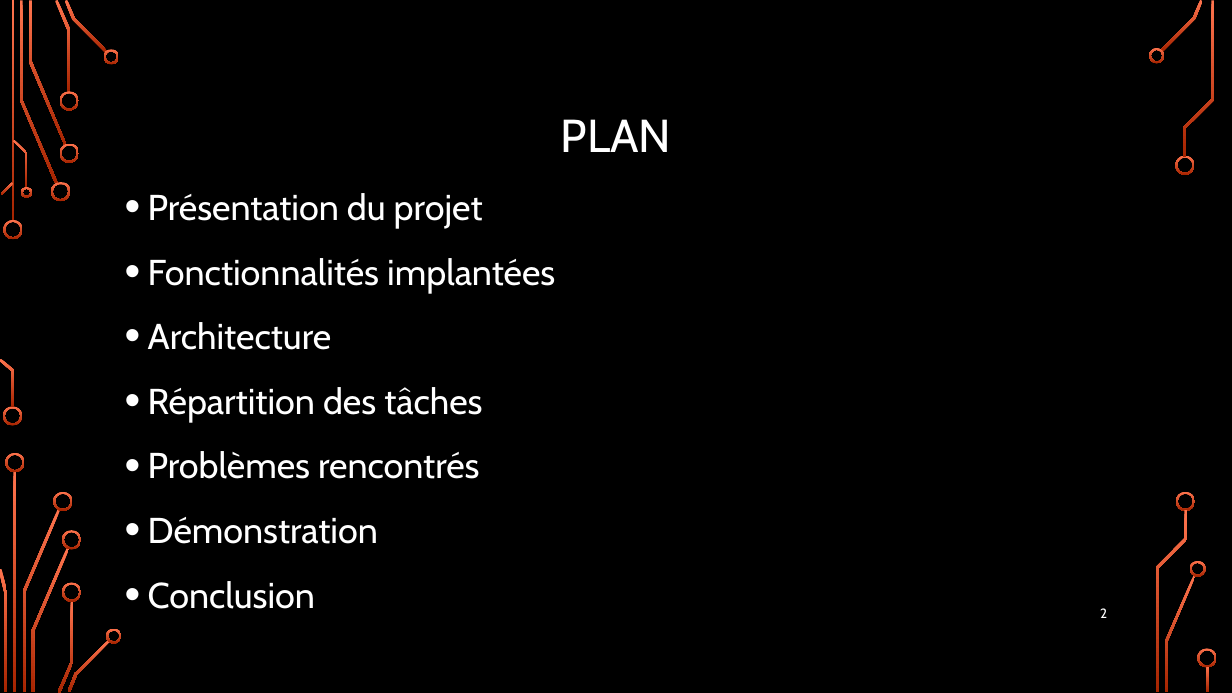
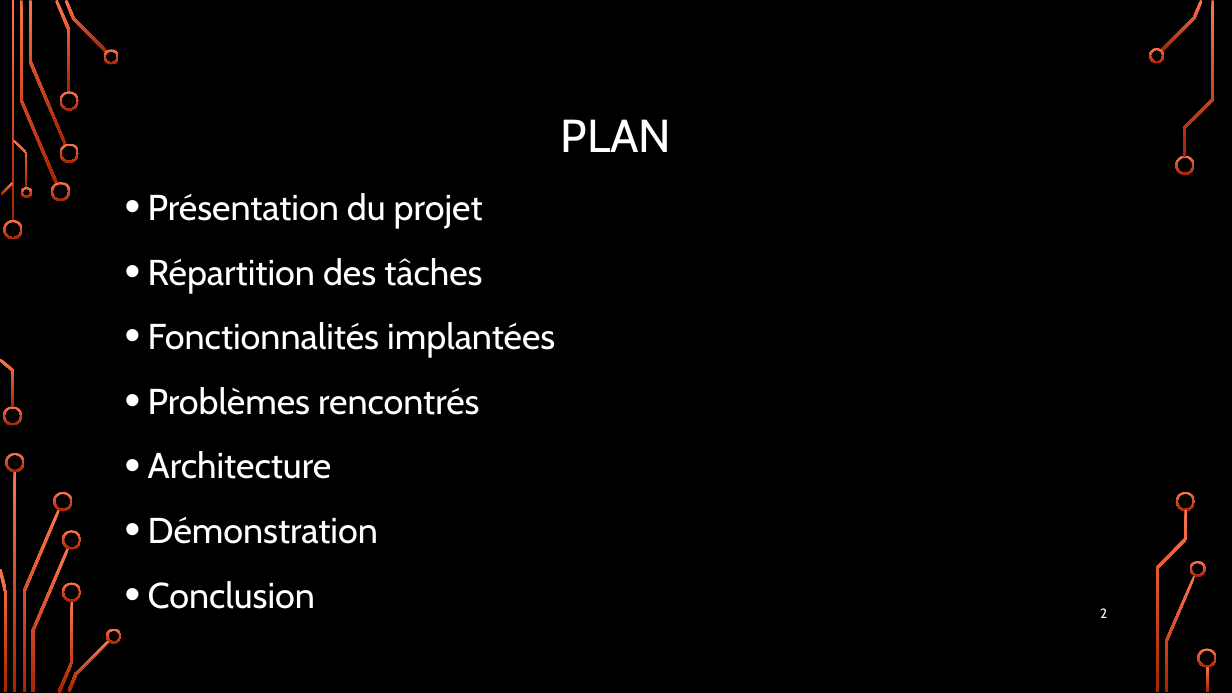
Before and after one commit to zipang29/gopiwan, a slide deck: slide 2 of Documents/diaporama_soutenance.pptx. Drawn at 1232x693 pixels with LibreOffice and Linux fonts; fonts in the diff are those of the drawing; background and template pictures are left out. Boxes give left, top, right and bottom in pixels: in the first picture for what was removed or moved away, otherwise in the second. Text is boxed around its words. In the diff, an @@ line names an element or a change of style, - is before the commit and + after.

```diff
--- a/Documents/diaporama_soutenance.pptx
+++ b/Documents/diaporama_soutenance.pptx
@@ text at (x1=148, y1=258, x2=482, y2=293): paragraph added @@
+• Répartition des tâches
@@ text at (x1=148, y1=387, x2=479, y2=415): paragraph added @@
+• Problèmes rencontrés
@@ text at (x1=148, y1=387, x2=482, y2=479): paragraphs removed @@
-• Répartition des tâches
-• Problèmes rencontrés
```
Also in this commit, not shown: 1 other slide changed.
